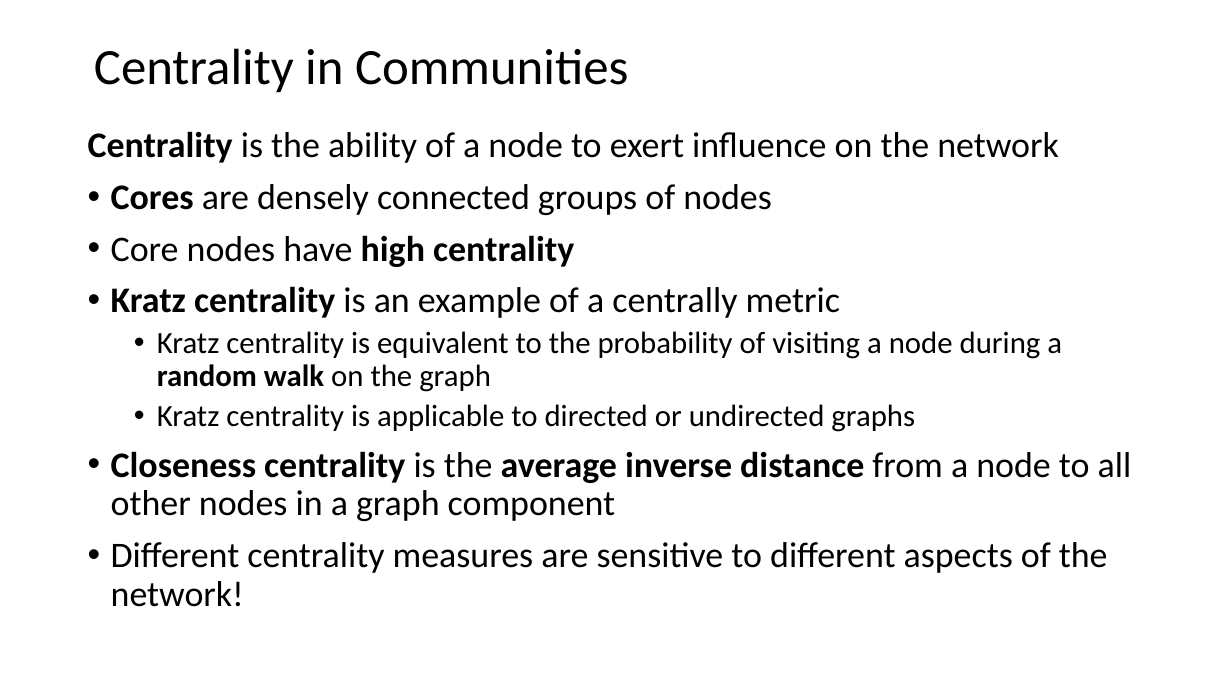
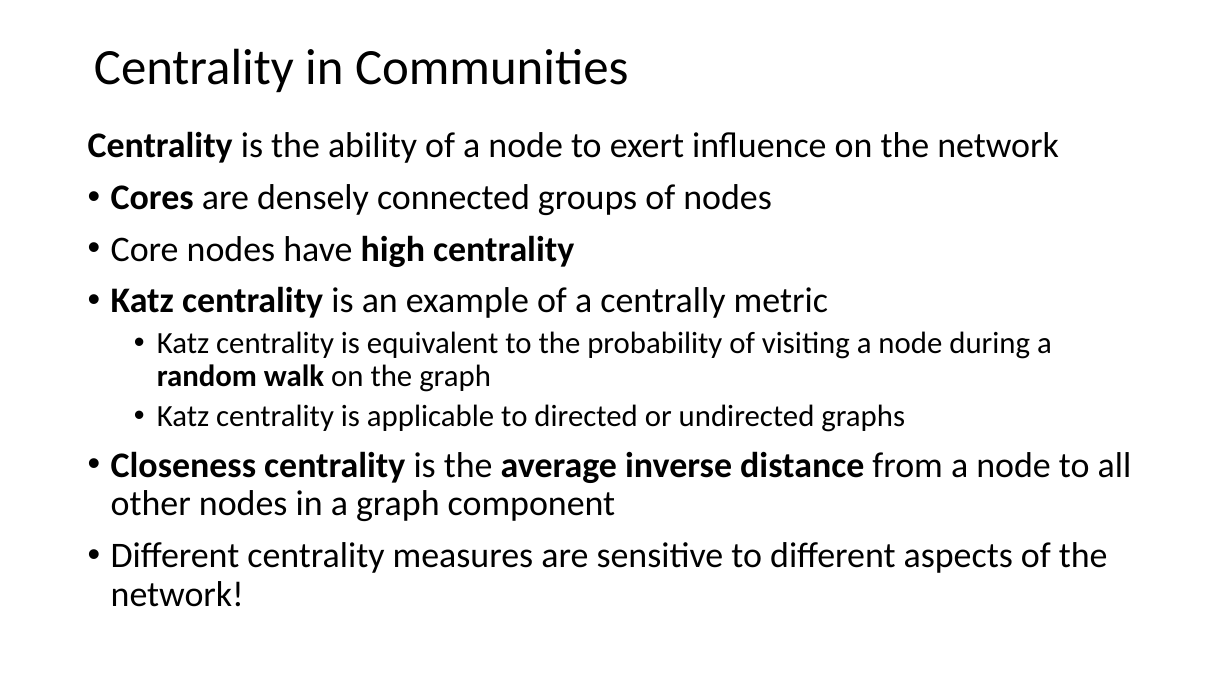
Before and after one commit to StephenElston/CSCI-E-108, a slide deck: slide 31 of slides/5_GraphsAndSocialNetworks.pptx. Drawn at 1232x693 pixels with LibreOffice and Linux fonts; fonts in the diff are those of the drawing. Boxes give left, top, right and bottom in pixels: in the first picture for what was removed or moved away, otherwise in the second. Text is boxed around its words. In the diff, an @@ line names an element or a change of style, - is before the commit and + after.

Commit message:
Correted typos from lecture

```diff
--- a/slides/5_GraphsAndSocialNetworks.pptx
+++ b/slides/5_GraphsAndSocialNetworks.pptx
@@ text at (111, 286, 1052, 432): text changed @@
-• Kratz centrality is an example of a centrally metric
-  • Kratz centrality is equivalent to the probability of visiting a node during a random walk on the graph
-  • Kratz centrality is applicable to directed or undirected graphs
+• Katz centrality is an example of a centrally metric
+  • Katz centrality is equivalent to the probability of visiting a node during a random walk on the graph
+  • Katz centrality is applicable to directed or undirected graphs
```
Also in this commit, not shown: 6 other slides changed.
